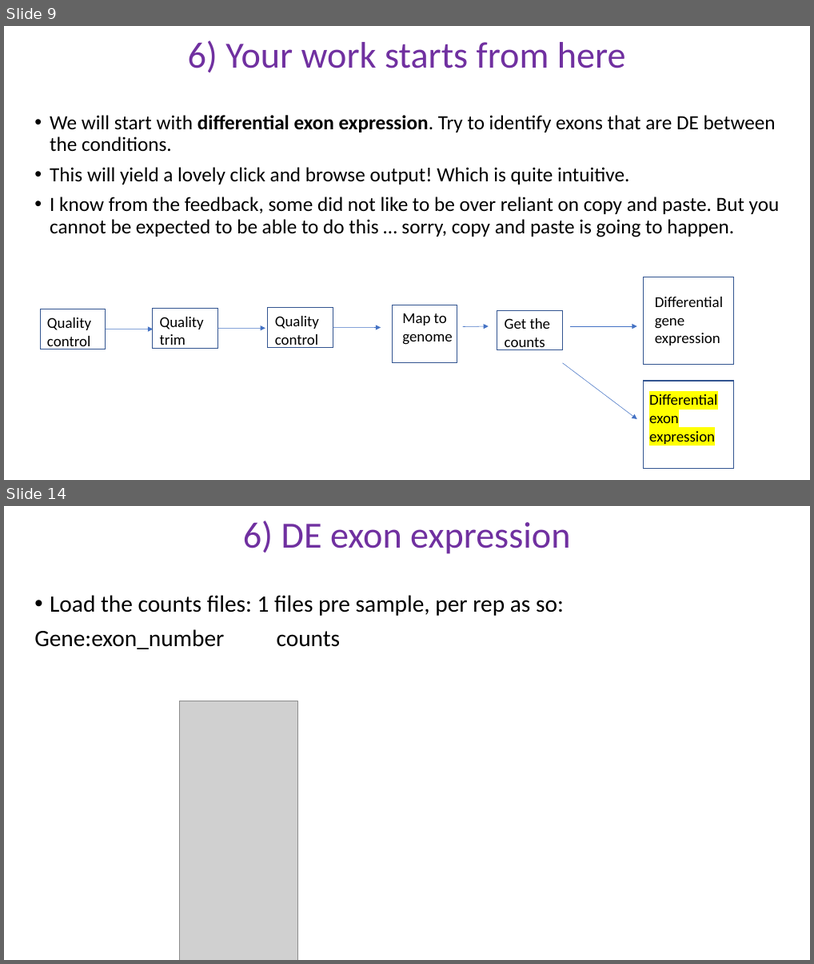
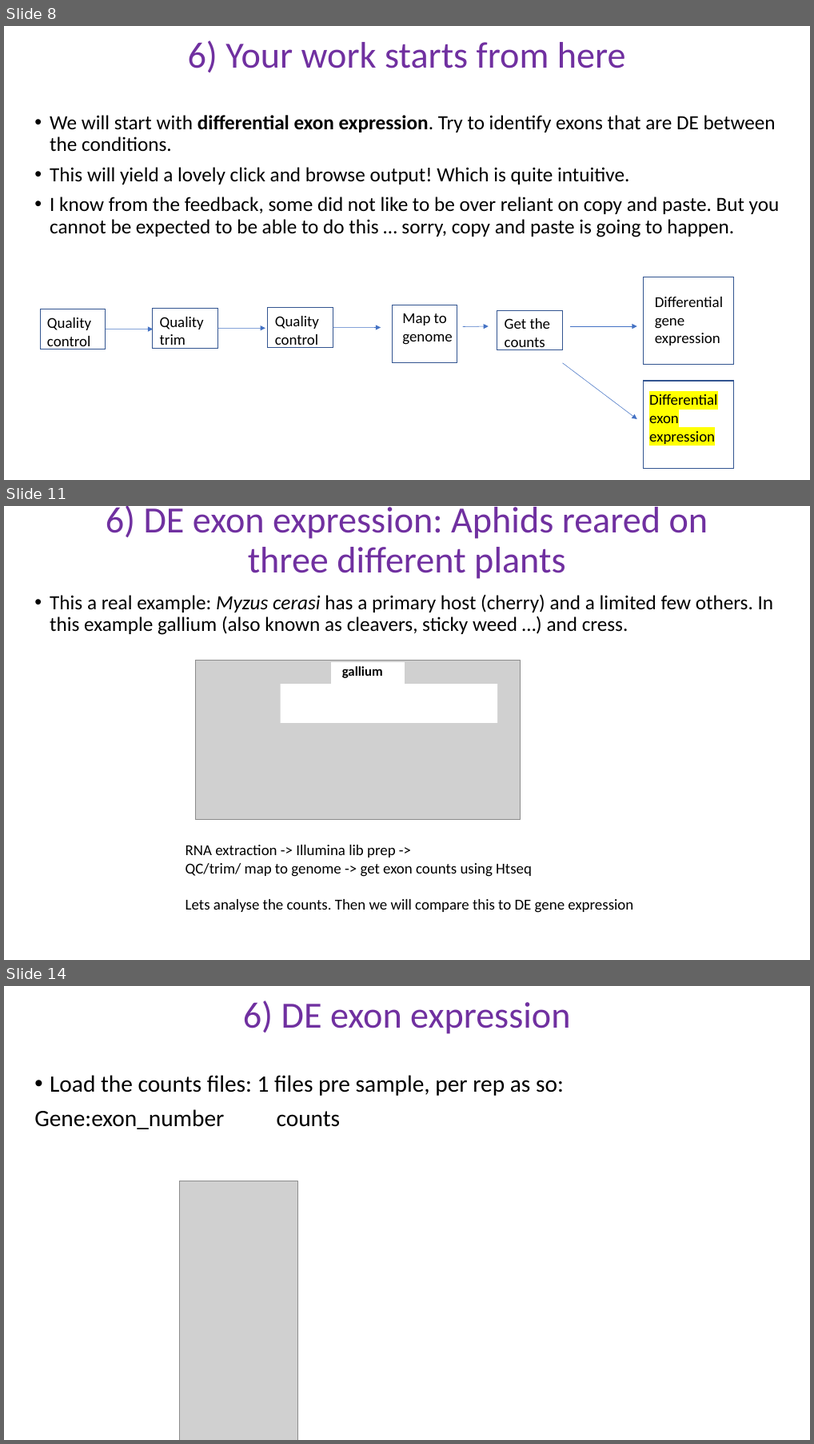
Before and after one commit to schlogl2017/RNAseq_workshop, a slide deck: powerpoint/6_RNAseq_DE.pptx. Shown one above the other, each under a label of ours: slides 9 and 14 before the commit, slides 8, 11 and 14 after it; the slides between them are not shown. The pictures are 814x964 and 814x1444 pixels, drawn with LibreOffice and Linux fonts; fonts in the diff are those of the drawing; grey boxes stand for pictures. Boxes give left, top, right and bottom in pixels: in the first picture for what was removed or moved away, otherwise in the second. Text is boxed around its words. In the diff, an @@ line names an element or a change of style, - is before the commit and + after.

```diff
--- a/powerpoint/6_RNAseq_DE.pptx
+++ b/powerpoint/6_RNAseq_DE.pptx
@@ slide 11 added at (4, 506, 810, 960), background #FFFFFF @@
@@ title added at (106, 506, 709, 579), 44 pt, text #7030A0 @@
+6) DE exon expression: Aphids reared on three different plants
@@ text added at (50, 594, 774, 635), 24 pt, text #000000 @@
+• This a real example: Myzus cerasi has a primary host (cherry) and a limited few others. In this example gallium (also known as cleavers, sticky weed …) and cress.
@@ group added at (196, 660, 521, 820): 2 rectangles, 1 picture, 1 text @@
+gallium
@@ text added at (186, 844, 634, 912), 18 pt, text #000000 @@
+RNA extraction -> Illumina lib prep ->
+QC/trim/ map to genome -> get exon counts using Htseq
+Lets analyse the counts. Then we will compare this to DE gene expression
@@ what was slide 9 is now slide 8 @@
```
Also in this commit, not shown: 13 slides changed, 1 slide removed, 22 other files.
